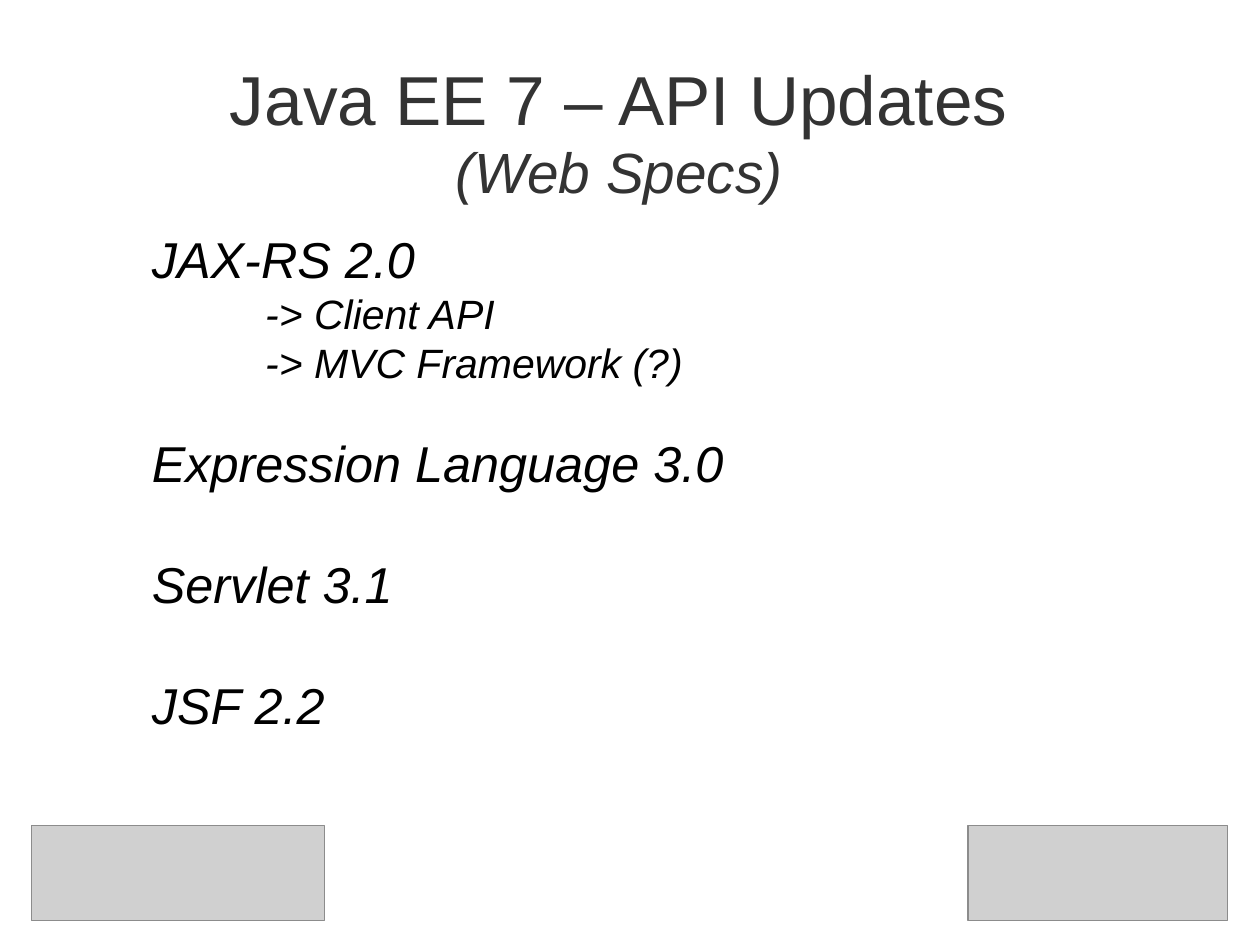
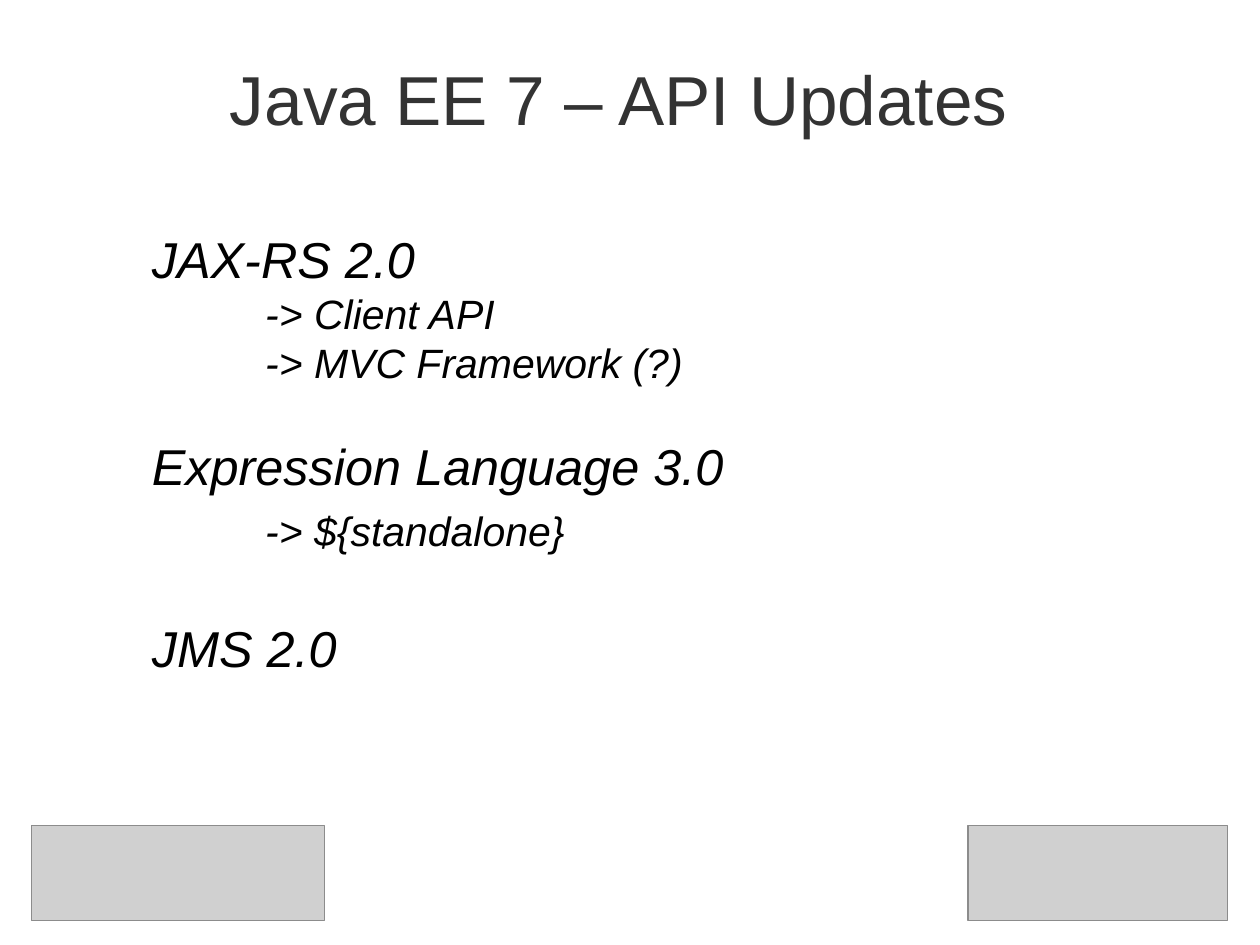
Before and after one commit to steppat/caelumday, a slide deck: slide 26 of caelumday2011.odp (slide 15 before the commit). Drawn at 1260x945 pixels with LibreOffice and Linux fonts; fonts in the diff are those of the drawing; grey boxes stand for pictures; background and template pictures are left out. Boxes give left, top, right and bottom in pixels: in the first picture for what was removed or moved away, otherwise in the second. Text is boxed around its words. In the diff, an @@ line names an element or a change of style, - is before the commit and + after.

```diff
--- a/caelumday2011.odp
+++ b/caelumday2011.odp
@@ title at (230,74,1007,138): text changed @@
-Java EE 7 – API Updates
-(Web Specs)
+Java EE 7 – API Updates
@@ text at (152,515,564,668): text changed; size 32 to 26 pt @@
-Servlet 3.1
-JSF 2.2
+-> ${standalone}
+JMS 2.0
```
Also in this commit, not shown: 13 other slides changed, 24 slides added, 2 slides removed, 16 other files.
